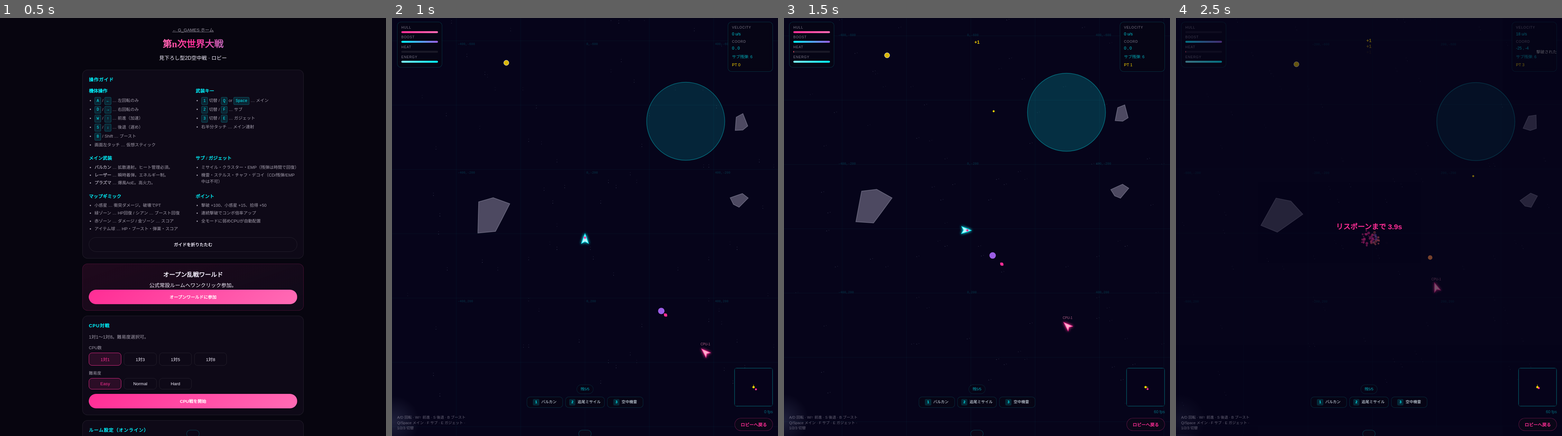
Above: before the commit, frames 1-4 (left to right).
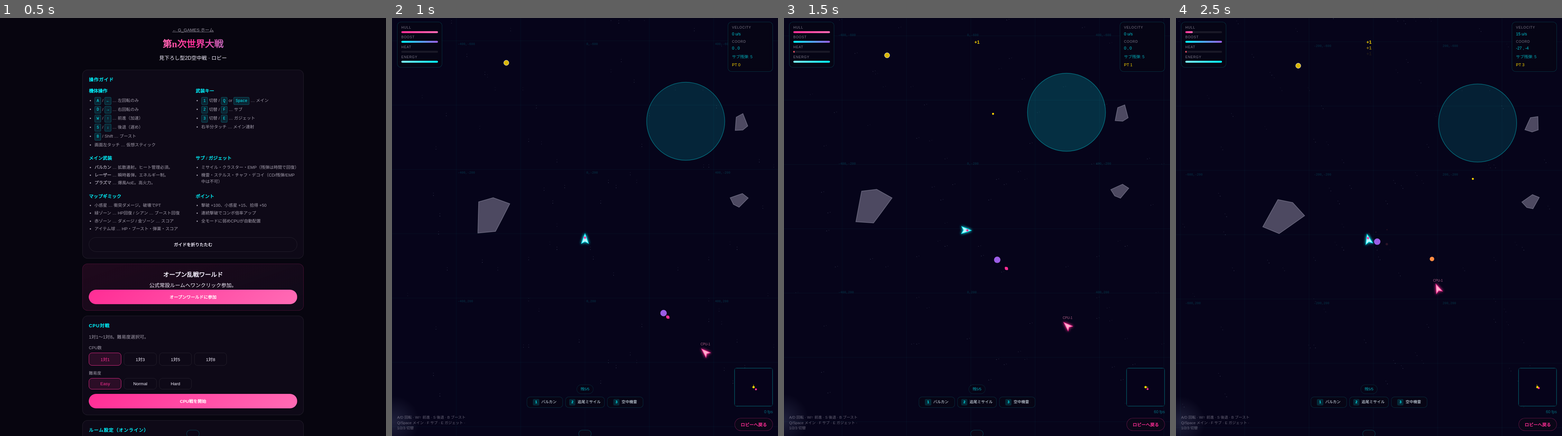
Above: after the commit, the same moments.

Repository: r25347sh/G_GAMES
Game: browser game, page games/wwn/index.html
Two runs of this game, one before a commit and one after it. Both use one fixed random seed, a clock stepped at 60 frames per second and the inputs below.
Inputs:
- Up to frame 1 (0.5 s): click "Easy" at 0.27 s
- Up to frame 2 (1 s): click "CPU戦を開始" at 0.52 s
- Up to frame 3 (1.5 s): hold Right from 1.03 s (still down); tap Space at 1.1 s
- Up to frame 4 (2.5 s): release Right at 1.53 s; hold Down 1.58-1.85 s; tap Space at 1.6, 2.1 s; hold Left 1.9-2.47 s

Frame 1 is identical in both runs. In frame 2, less than 0.1% of the frame differs, in the area x 68-94%, y 8-72%; in frame 3, less than 0.1%; in frame 4, 1.7%, in the area x 0-99%, y 0-100%.

Commit message:
fix: combat update decoy lock + PvP balance + open auto-sortie + mesh

Diff:
--- a/games/wwn/js/core/config.js
+++ b/games/wwn/js/core/config.js
@@ -1,27 +1,85 @@
 (function (global) {
   "use strict";
   global.WWNConfig = {
-    WORLD_SIZE: 6000, BORDER_WARN: 400, MAX_SPEED: 440, ACCEL: 560, DRAG: 1.9,
-    TURN_RATE: 3.45, BOOST_MULT: 1.82, BOOST_DRAIN: 30, BOOST_REGEN: 14, BOOST_MAX: 100,
-    CAM_LOOKAHEAD: 110, CAM_SMOOTH: 9.5, HP_MAX: 100, SHIP_RADIUS: 18,
-    SYNC_HZ: 25, INTERP_DELAY: 0.08, RESPAWN_SEC: 4,
-    MAX_PROJECTILES: 120, MAX_PARTICLES: 180, MAX_MINES: 24, MAX_DECOYS: 12,
+    WORLD_SIZE: 6000,
+    BORDER_WARN: 400,
+    MAX_SPEED: 440,
+    ACCEL: 560,
+    DRAG: 1.9,
+    TURN_RATE: 3.45,
+    BOOST_MULT: 1.82,
+    BOOST_DRAIN: 30,
+    BOOST_REGEN: 14,
+    BOOST_MAX: 100,
+    CAM_LOOKAHEAD: 110,
+    CAM_SMOOTH: 9.5,
+    HP_MAX: 100,
+    SHIP_RADIUS: 18,
+    SYNC_HZ: 25,
+    INTERP_DELAY: 0.08,
+    RESPAWN_SEC: 4,
+    MAX_PROJECTILES: 120,
+    MAX_PARTICLES: 180,
+    MAX_MINES: 24,
+    MAX_DECOYS: 12,
   };
+
   global.WWNWeapons = {
-    vulcan: { id:"vulcan", slot:"main", name:"バルカン", dmg:6, rate:12, speed:900, life:1.2, heat:8, cool:22, overheat:100, color:"#ffd700", radius:3 },
-    laser: { id:"laser", slot:"main", name:"レーザー", dmg:14, rate:4, speed:0, life:0.05, energy:18, energyMax:100, energyRegen:14, color:"#00f5ff", width:3, range:700 },
-    plasma: { id:"plasma", slot:"main", name:"プラズマ", dmg:28, rate:1.4, speed:420, life:1.6, aoe:90, energy:35, energyMax:100, energyRegen:10, color:"#9b5de5", radius:10 },
-    missile: { id:"missile", slot:"sub", name:"追尾ミサイル", dmg:40, rate:0.7, speed:380, life:3.5, lockRange:900, turn:4.2, ammo:6, ammoMax:6, reload:8, color:"#ff2d95", radius:5 },
-    cluster: { id:"cluster", slot:"sub", name:"クラスター", dmg:12, rate:0.9, speed:320, life:2.2, splits:6, aoe:55, ammo:4, ammoMax:4, reload:10, color:"#ff8c42", radius:7 },
-    emp: { id:"emp", slot:"sub", name:"EMPパルス", dmg:8, rate:0.35, life:0.6, aoe:280, duration:3.5, ammo:3, ammoMax:3, reload:12, color:"#7df9ff", radius:0 },
-    mine: { id:"mine", slot:"gadget", name:"空中機雷", dmg:45, rate:0.5, aoe:70, armTime:0.8, ammo:5, ammoMax:5, reload:6, color:"#ff6b6b", radius:12 },
-    stealth: { id:"stealth", slot:"gadget", name:"ステルス", duration:5, cooldown:14, energy:40, color:"#a0a0ff" },
-    chaff: { id:"chaff", slot:"gadget", name:"チャフ", duration:2.5, cooldown:8, ammo:4, ammoMax:4, reload:7, color:"#e8e8e8" },
-    decoy: { id:"decoy", slot:"gadget", name:"デコイ", duration:8, cooldown:12, ammo:3, ammoMax:3, reload:9, speed:180, color:"#ffb347", radius:16 },
+    vulcan: {
+      id: "vulcan", slot: "main", name: "バルカン",
+      dmg: 5, rate: 11, speed: 880, life: 1.15, heat: 9, cool: 20, overheat: 100,
+      color: "#ffd700", radius: 3,
+    },
+    laser: {
+      id: "laser", slot: "main", name: "レーザー",
+      dmg: 12, rate: 3.5, speed: 0, life: 0.05, energy: 22, energyMax: 100, energyRegen: 12,
+      color: "#00f5ff", width: 3, range: 700,
+    },
+    plasma: {
+      id: "plasma", slot: "main", name: "プラズマ",
+      dmg: 24, rate: 1.2, speed: 400, life: 1.5, aoe: 85, energy: 38, energyMax: 100, energyRegen: 11,
+      color: "#9b5de5", radius: 10,
+    },
+    missile: {
+      id: "missile", slot: "sub", name: "追尾ミサイル",
+      dmg: 32, rate: 0.55, speed: 360, life: 3.2, lockRange: 820, turn: 3.4, ammo: 5, ammoMax: 5, reload: 10,
+      color: "#ff2d95", radius: 5,
+    },
+    cluster: {
+      id: "cluster", slot: "sub", name: "クラスター",
+      dmg: 12, rate: 0.9, speed: 320, life: 2.2, splits: 6, aoe: 55, ammo: 4, ammoMax: 4, reload: 10,
+      color: "#ff8c42", radius: 7,
+    },
+    emp: {
+      id: "emp", slot: "sub", name: "EMPパルス",
+      dmg: 6, rate: 0.3, life: 0.55, aoe: 240, duration: 2.8, ammo: 2, ammoMax: 2, reload: 14,
+      color: "#7df9ff", radius: 0,
+    },
+    mine: {
+      id: "mine", slot: "gadget", name: "空中機雷",
+      dmg: 45, rate: 0.5, aoe: 70, armTime: 0.8, ammo: 5, ammoMax: 5, reload: 6,
+      color: "#ff6b6b", radius: 12,
+    },
+    stealth: {
+      id: "stealth", slot: "gadget", name: "ステルス",
+      duration: 5, cooldown: 14, energy: 40,
+      color: "#a0a0ff",
+    },
+    chaff: {
+      id: "chaff", slot: "gadget", name: "チャフ",
+      duration: 3.2, cooldown: 7, ammo: 4, ammoMax: 4, reload: 6,
+      color: "#e8e8e8",
+    },
+    decoy: {
+      id: "decoy", slot: "gadget", name: "デコイ",
+      duration: 10, cooldown: 10, ammo: 3, ammoMax: 3, reload: 8, speed: 220,
+      color: "#ffb347", radius: 16,
+    },
   };
+
   global.WWNWeaponOrder = {
-    main: ["vulcan","laser","plasma"],
-    sub: ["missile","cluster","emp"],
-    gadget: ["mine","stealth","chaff","decoy"],
+    main: ["vulcan", "laser", "plasma"],
+    sub: ["missile", "cluster", "emp"],
+    gadget: ["mine", "stealth", "chaff", "decoy"],
   };
 })(typeof window !== "undefined" ? window : globalThis);
